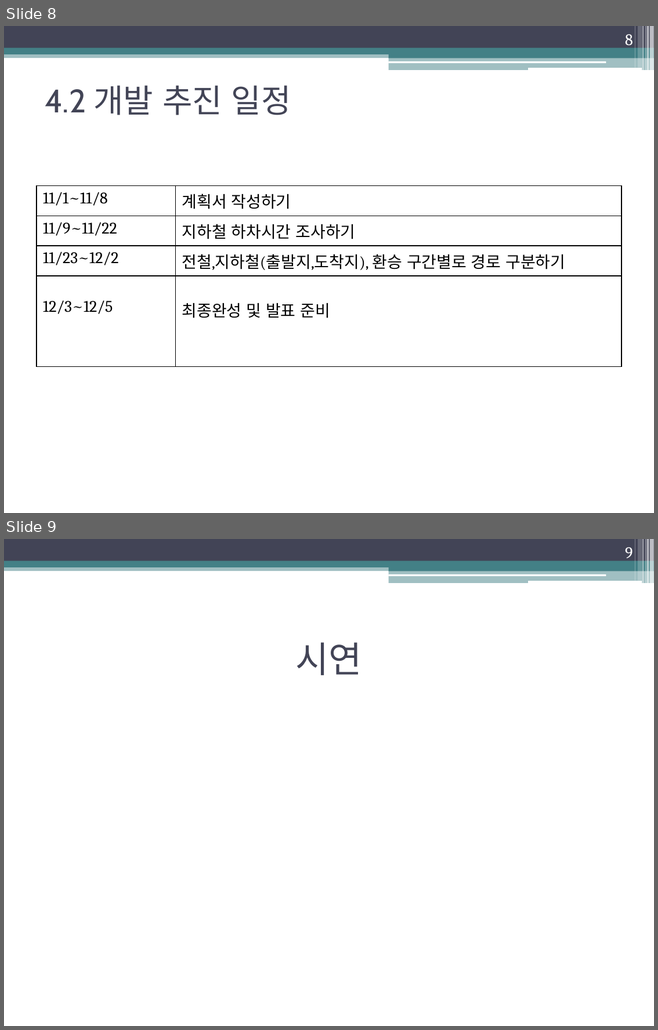
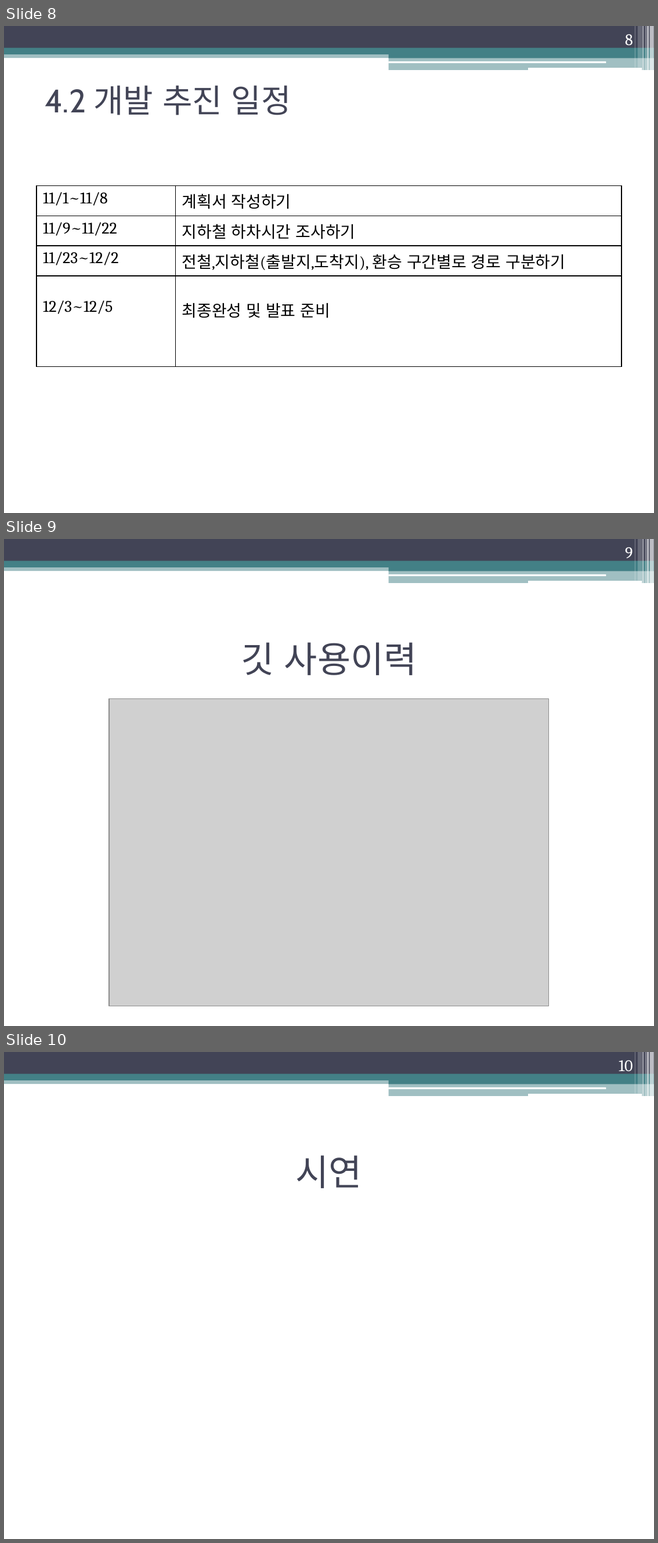
Before and after one commit to limiabc/OpensourceSW.1, a slide deck: 오픈소스 SW – 1조.pptx(새로고침.pptx. Shown one above the other, each under a label of ours: slides 8 and 9 before the commit, slides 8, 9 and 10 after it. The pictures are 658x1030 and 658x1543 pixels, drawn with LibreOffice and Linux fonts; fonts in the diff are those of the drawing; grey boxes stand for pictures. Boxes give left, top, right and bottom in pixels: in the first picture for what was removed or moved away, otherwise in the second. Text is boxed around its words. In the diff, an @@ line names an element or a change of style, - is before the commit and + after.

```diff
--- a/오픈소스 SW – 1조.pptx(새로고침.pptx
+++ b/오픈소스 SW – 1조.pptx(새로고침.pptx
@@ slide 9 added at [4, 539, 654, 1026], background #FFFFFF; not listed: 13 template elements that a slide beside it also shows @@
@@ page number added at [625, 547, 632, 562], 18 pt, text #FFFFFF @@
+9
@@ title added at [241, 642, 417, 675], 40 pt, text #424456 @@
+깃 사용이력
@@ picture added at [109, 699, 549, 1006] @@
@@ what was slide 9 is now slide 10 @@
@@ page number at [618, 1060, 633, 1075]: text changed @@
-9
+10
```
Also in this commit, not shown: 2 slides changed.
